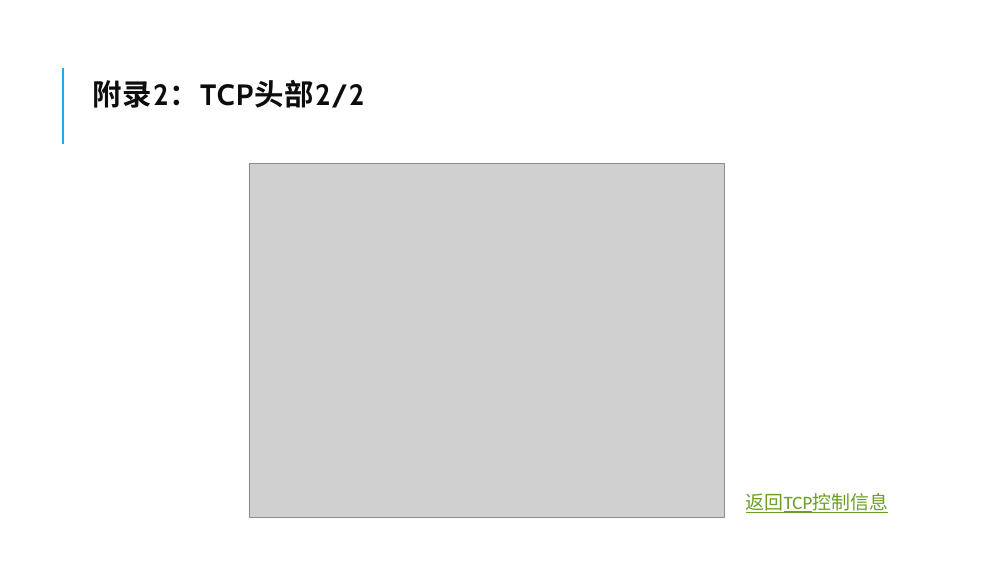
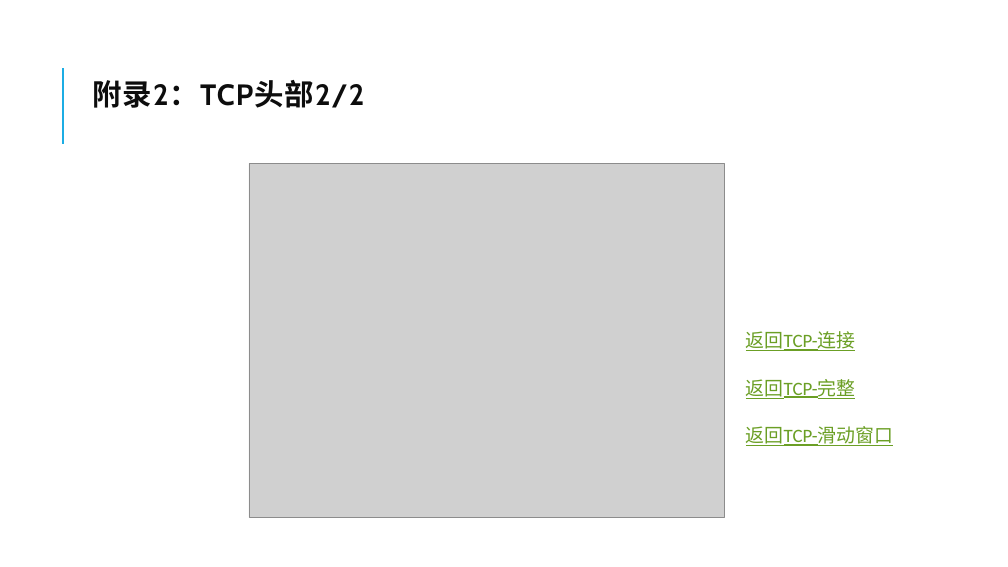
Before and after one commit to sleepingWhiteFish/CAGST, a slide deck: slide 61 of 网络是怎样连接的.pptx (slide 66 before the commit). Drawn at 1008x567 pixels with LibreOffice and Linux fonts; fonts in the diff are those of the drawing; grey boxes stand for pictures. Boxes give left, top, right and bottom in pixels: in the first picture for what was removed or moved away, otherwise in the second. Text is boxed around its words. In the diff, an @@ line names an element or a change of style, - is before the commit and + after.

```diff
--- a/网络是怎样连接的.pptx
+++ b/网络是怎样连接的.pptx
@@ text added at bbox=[746, 331, 855, 351], 18 pt, text #6B9F25, underline @@
+返回TCP-连接
@@ text at bbox=[746, 379, 855, 399]: text changed @@
-返回TCP控制信息
+返回TCP-完整
@@ text added at bbox=[746, 426, 893, 446], 18 pt, text #6B9F25, underline @@
+返回TCP-滑动窗口
```
Also in this commit, not shown: 21 other slides changed, 6 slides added, 11 slides removed.
